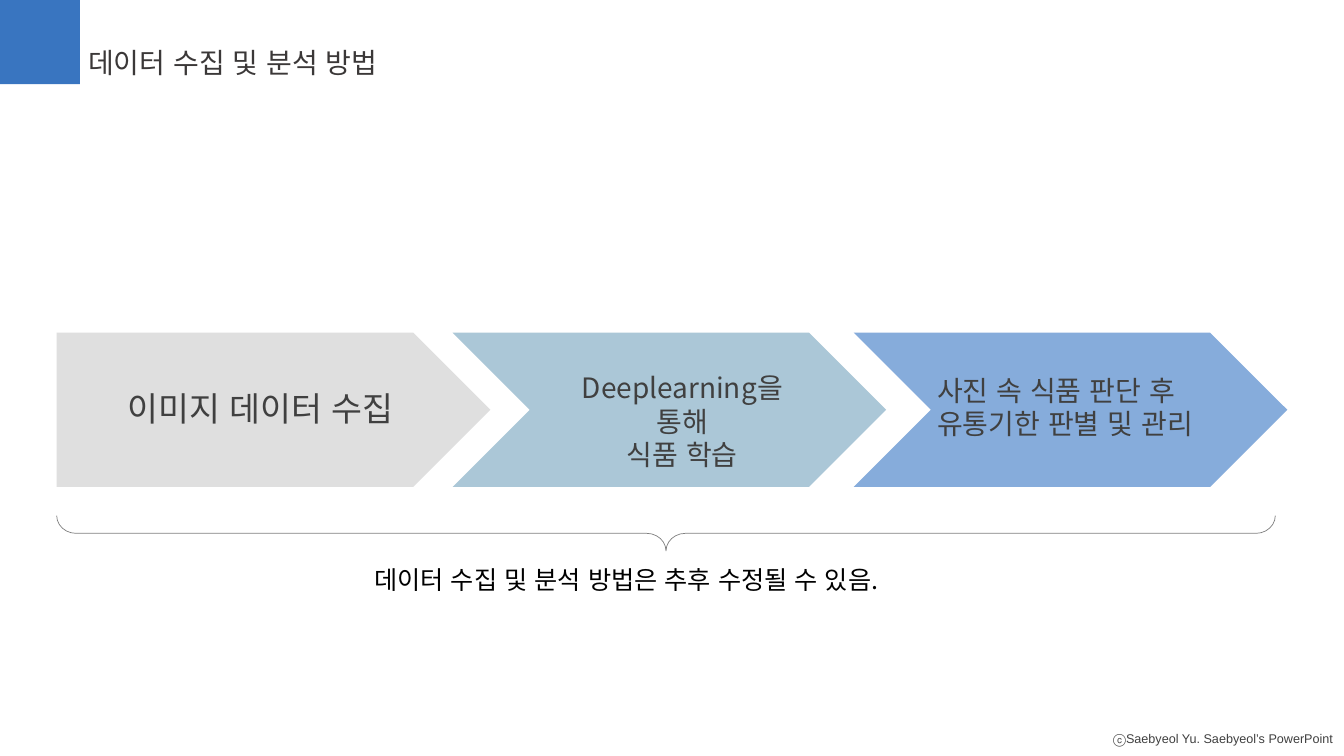
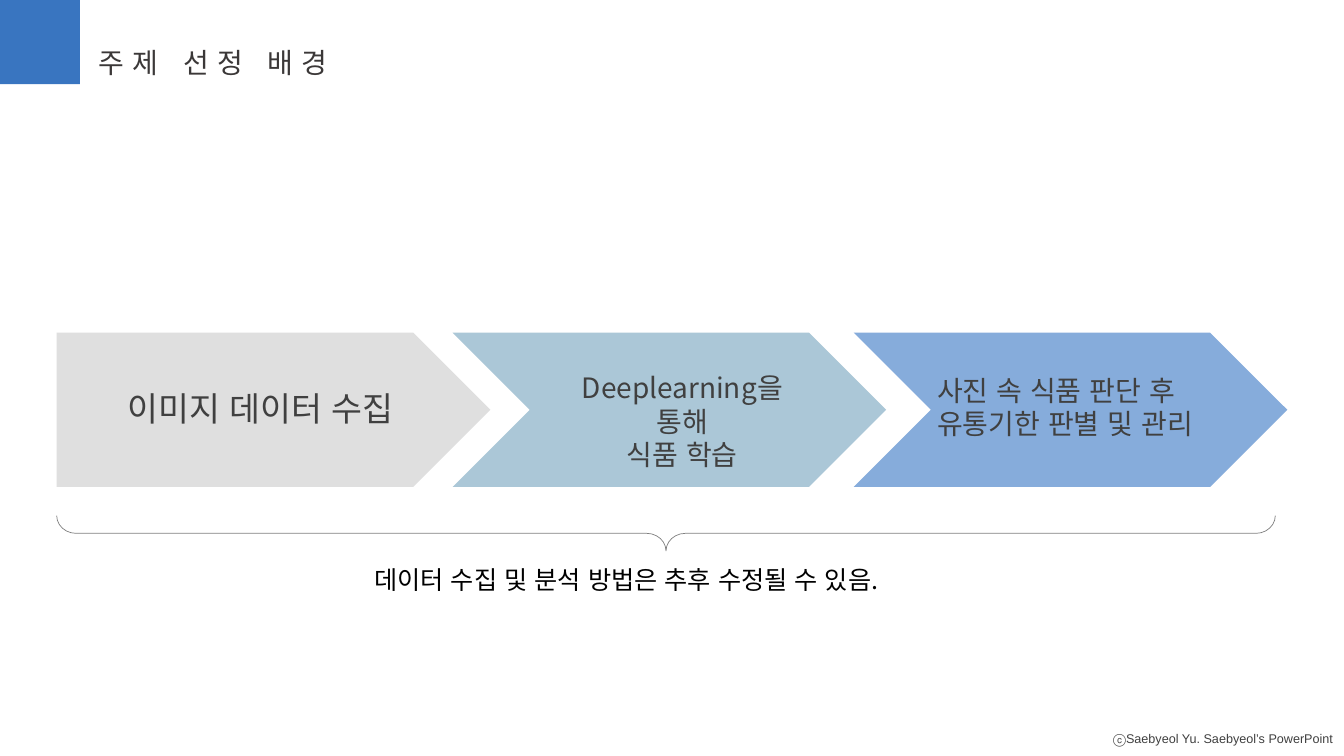
Before and after one commit to DCT0224/KDT6, a slide deck: slide 4 of self_project/스마트 냉장고_장재웅.pptx. Drawn at 1344x756 pixels with LibreOffice and Linux fonts; fonts in the diff are those of the drawing. Boxes give left, top, right and bottom in pixels: in the first picture for what was removed or moved away, otherwise in the second. Text is boxed around its words. In the diff, an @@ line names an element or a change of style, - is before the commit and + after.

```diff
--- a/self_project/스마트 냉장고_장재웅.pptx
+++ b/self_project/스마트 냉장고_장재웅.pptx
@@ text removed at (88,50,378,76) @@
-데이터 수집 및 분석 방법
@@ text added at (98,50,328,75), 20 pt, text #3B3838 @@
+주제 선정 배경
```
Also in this commit, not shown: 1 other slide changed, 13 other files.
